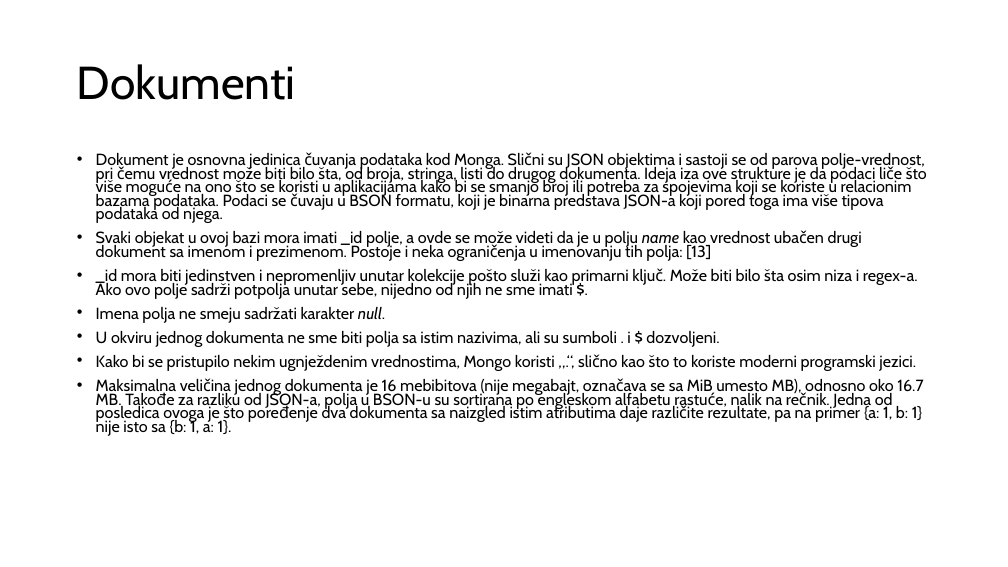
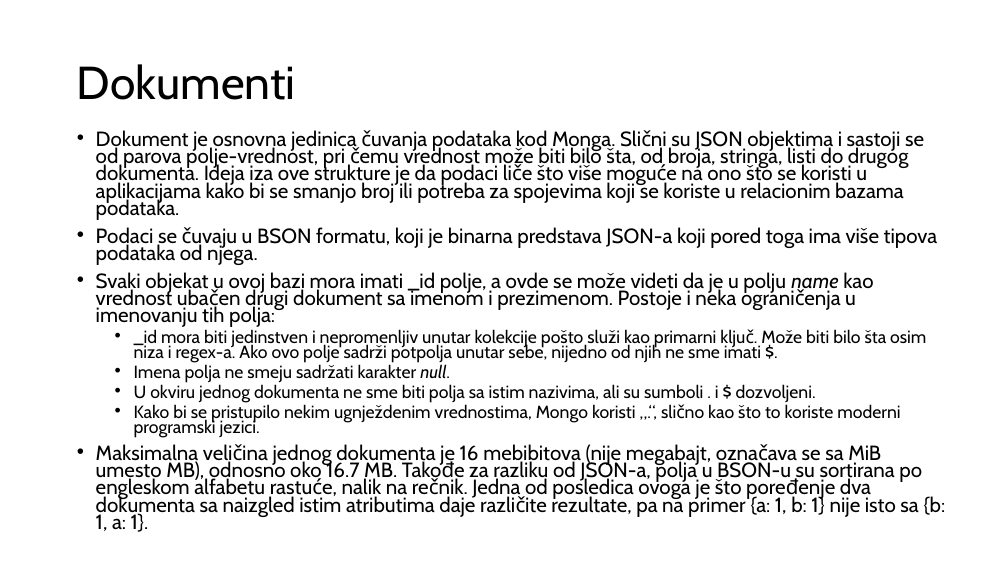
Before and after one commit to radisa-markovic/redis-mongodb-imdb-vs-ondisk, a slide deck: slide 15 of Redis i Mongo.pptx (slide 14 before the commit). Drawn at 1008x567 pixels with LibreOffice and Linux fonts; fonts in the diff are those of the drawing. Boxes give left, top, right and bottom in pixels: in the first picture for what was removed or moved away, otherwise in the second. Text is boxed around its words. In the diff, an @@ line names an element or a change of style, - is before the commit and + after.

```diff
--- a/Redis i Mongo.pptx
+++ b/Redis i Mongo.pptx
@@ text "Dokument je osnovna jedinica čuvanja ..." moved from (x1=96, y1=153, x2=927, y2=436) to (x1=96, y1=130, x2=946, y2=532) @@
@@ text at (x1=96, y1=130, x2=938, y2=327): text changed; size 15.4 to 19.6 pt @@
-• Dokument je osnovna jedinica čuvanja podataka kod Monga. Slični su JSON objektima i sastoji se od parova polje-vrednost, pri čemu vrednost može biti bilo šta, od broja, stringa, listi do drugog dokumenta. Ideja iza ove strukture je da podaci liče što više moguće na ono što se koristi u aplikacijama kako bi se smanjo broj ili potreba za spojevima koji se koriste u relacionim bazama podataka. Podaci se čuvaju u BSON formatu, koji je binarna predstava JSON-a koji pored toga ima više tipova podataka od njega.
-• Svaki objekat u ovoj bazi mora imati _id polje, a ovde se može videti da je u polju name kao vrednost ubačen drugi dokument sa imenom i prezimenom. Postoje i neka ograničenja u imenovanju tih polja: [13]
+• Dokument je osnovna jedinica čuvanja podataka kod Monga. Slični su JSON objektima i sastoji se od parova polje-vrednost, pri čemu vrednost može biti bilo šta, od broja, stringa, listi do drugog dokumenta. Ideja iza ove strukture je da podaci liče što više moguće na ono što se koristi u aplikacijama kako bi se smanjo broj ili potreba za spojevima koji se koriste u relacionim bazama podataka.
+• Podaci se čuvaju u BSON formatu, koji je binarna predstava JSON-a koji pored toga ima više tipova podataka od njega.
+• Svaki objekat u ovoj bazi mora imati _id polje, a ovde se može videti da je u polju name kao vrednost ubačen drugi dokument sa imenom i prezimenom. Postoje i neka ograničenja u imenovanju tih polja:
@@ text at (x1=96, y1=329, x2=946, y2=532): size 15.4 to 16.8 pt in "_id mora biti jedinstven i nepromenljiv unutar ...", "Imena polja ne smeju sadržati karakter null.", "U okviru jednog dokumenta ne sme biti ...", "Kako bi se pristupilo nekim ugnježdenim vrednostima, ..."; size 15.4 to 19.6 pt in "Maksimalna veličina jednog dokumenta je 16 mebibitova ..."; list level 1 to 2 in "_id mora biti jedinstven i ..."; list level 1 to 2 in "Imena polja ne smeju sadržati ..."; list level 1 to 2 in "U okviru jednog dokumenta ne ..."; list level 1 to 2 in "Kako bi se pristupilo nekim ..." @@
```
Also in this commit, not shown: 1 other slide changed, 3 slides added, 1 slide removed.
